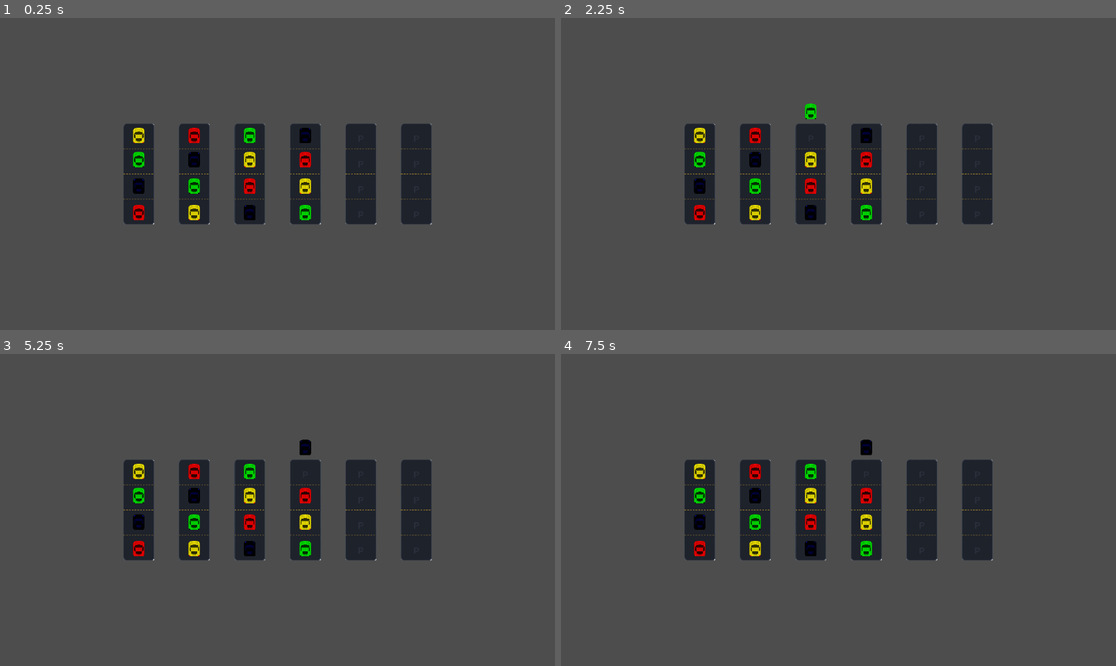
Above: before the commit, frames 1-4 (two rows, left to right).
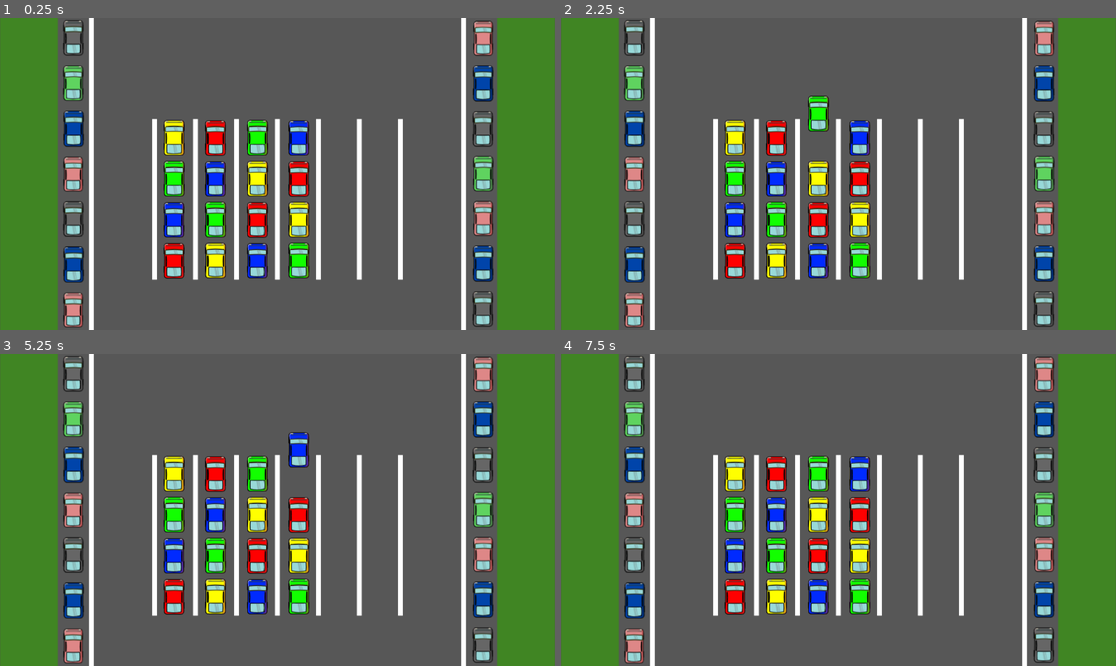
Above: after the commit, the same moments.

Repository: SamiErenBayhan/GodotBallSortPuzzle
Game: Godot game, scene res://main.tscn
Same seed, same stepped clock (60 frames per second), same inputs: the game is played once before the commit and once after it.
Inputs (mouse positions are in pixels of both pictures, inside the frame that each line leads up to):
- Up to frame 1 (0.25 s): no input
- Up to frame 2 (2.25 s): tap Enter at 0.5, 2 s; move the mouse to (699, 174) at 0.52 s; click (699, 174) at 0.67 s; tap Space at 1.25 s; move the mouse to (755, 174) at 1.27 s; click (755, 174) at 1.42 s; move the mouse to (810, 174) at 2.02 s; click (810, 174) at 2.17 s
- Up to frame 3 (5.25 s): tap Space at 2.75, 4.25 s; move the mouse to (305, 510) at 2.77 s; click (305, 510) at 2.92 s; tap Enter at 3.5 s; move the mouse to (360, 510) at 3.52 s; click (360, 510) at 3.67 s; move the mouse to (416, 510) at 4.27 s; click (416, 510) at 4.42 s; move the mouse to (305, 510) at 5.02 s; click (305, 510) at 5.17 s
- Up to frame 4 (7.5 s): move the mouse to (755, 432) at 5.77 s; click (755, 432) at 5.92 s; move the mouse to (960, 494) at 6.52 s; click (960, 494) at 6.67 s; move the mouse to (727, 525) at 7.27 s; click (727, 525) at 7.42 s

The runs differ from the first frame. In frame 1, 45% of the frame differs, in the area x 0-100%, y 0-100%; in frame 2, 45%; in frame 3, 45%; in frame 4, 45%.

Commit message:
Background ve arabaların assetleri güncellendi

Diff:
--- a/Tube.tscn
+++ b/Tube.tscn
@@ -1,10 +1,9 @@
 [gd_scene format=3 uid="uid://bm0qpuchlry4l"]
 
 [ext_resource type="Script" uid="uid://dho8ttyd26iqf" path="res://tube.gd" id="1_fm3gm"]
-[ext_resource type="Texture2D" uid="uid://dsw6iw7toyqki" path="res://park_yeri.png" id="2_ft0pj"]
 
 [sub_resource type="RectangleShape2D" id="RectangleShape2D_fm3gm"]
-size = Vector2(64, 208)
+size = Vector2(72, 336)
 
 [node name="Tube" type="Area2D" unique_id=1572788644]
 light_mask = 2
@@ -12,9 +11,3 @@
 
 [node name="CollisionShape2D" type="CollisionShape2D" parent="." unique_id=1748954773]
 shape = SubResource("RectangleShape2D_fm3gm")
-
-[node name="Sprite2D" type="Sprite2D" parent="." unique_id=1740387441]
-texture_filter = 1
-position = Vector2(-1.9073486e-06, 4.887581e-06)
-scale = Vector2(0.28880867, 0.29946524)
-texture = ExtResource("2_ft0pj")
--- a/ball.gd
+++ b/ball.gd
@@ -1,7 +1,15 @@
-extends Sprite2D
+extends Node2D
 
+# Arabanın rengini hafızada tutmak için (Transfer kontrolü yaparken bu string lazım bize)
 var ball_color_name: String = ""
 
-func set_ball_color(color_name: String, target_color: Color) -> void:
+# 🚀 RESMİ DEĞİŞTİREN SİHİRLİ FONKSİYON
+func set_car_sprite(color_name: String, texture_file: Texture2D):
 	ball_color_name = color_name
-	modulate = target_color # Beyaz resmi verdiğimiz renge boyar
+
+	# Sahnenin içindeki Sprite2D düğümüne ulaşıp resmini (texture) güncelliyoruz
+	$Sprite2D.texture = texture_file
+
+	# Eğer eski kodlardan kalan bir modulate boyaması varsa onu iptal edip
+	# arabanın kendi orijinal camını, tekerleğini, rengini pırıl pırıl gösteriyoruz
+	$Sprite2D.modulate = Color.WHITE
--- a/ball.tscn
+++ b/ball.tscn
@@ -1,12 +1,13 @@
 [gd_scene format=3 uid="uid://dsn8y3tmt77oq"]
 
-[ext_resource type="Texture2D" uid="uid://4fy2ij6ob6f0" path="res://sport_yellow.png" id="1_41u45"]
 [ext_resource type="Script" uid="uid://cdstc8cy4lbp4" path="res://ball.gd" id="2_41u45"]
 
-[node name="Ball" type="Sprite2D" unique_id=1100414233]
+[node name="Ball" type="Node2D" unique_id=1233219801]
 visibility_layer = 2
 z_index = 1
 texture_filter = 1
-scale = Vector2(0.7741935, 0.45070425)
-texture = ExtResource("1_41u45")
+position = Vector2(7.6293945e-06, 0)
+scale = Vector2(1.0537635, 1.0666667)
 script = ExtResource("2_41u45")
+
+[node name="Sprite2D" type="Sprite2D" parent="." unique_id=704758553]
--- a/main.gd
+++ b/main.gd
@@ -6,20 +6,20 @@
 const HOVER_HEIGHT = 50
 
 const GAME_COLORS = {
-	"Kırmızı": Color.RED,
-	"Mavi": Color.BLUE,
-	"Yeşil": Color.GREEN,
-	"Sarı": Color.YELLOW
+	"Kırmızı":preload("res://RedCar.png") ,
+	"Mavi": preload("res://BlueCar.png"),
+	"Yeşil": preload("res://GreenCar.png"),
+	"Gri": preload("res://YellowCar.png")
 }
 
 var selected_tube = null
 
 func _ready():
 	var test_level = [
-		["Kırmızı", "Mavi", "Yeşil", "Sarı"],
-		["Sarı", "Yeşil", "Mavi", "Kırmızı"],
-		["Mavi", "Kırmızı", "Sarı", "Yeşil"],
-		["Yeşil", "Sarı", "Kırmızı", "Mavi"],
+		["Kırmızı", "Mavi", "Yeşil", "Gri"],
+		["Gri", "Yeşil", "Mavi", "Kırmızı"],
+		["Mavi", "Kırmızı", "Gri", "Yeşil"],
+		["Yeşil", "Gri", "Kırmızı", "Mavi"],
 		[], # Boş tüp 1
 		[]  # Boş tüp 2
 	]
@@ -31,9 +31,9 @@
 	var screen_width = screen_size.x
 	var screen_height = screen_size.y
 
-	var spacing_x = screen_width * 0.1 # Ekran genişliğinin %15'i kadar yan yana boşluk
-	var total_spacing_x = 5 * spacing_x
-	var start_x = (screen_width - total_spacing_x) / 2
+	var spacing_x = screen_width * 0.075 # Ekran genişliğinin %15'i kadar yan yana boşluk
+	var total_spacing_x = 0.8 * spacing_x
+	var start_x = (screen_width - total_spacing_x) / 3
 	var row_1_y = screen_height * 0.50 # Üst satır ekranın yukarısından %30 aşağıda dursun
 
 	for i in range(level_data.size()):
@@ -49,7 +49,7 @@
 		for color_name in tube_colors:
 			var new_ball = BALL_SCENE.instantiate()
 			var target_color = GAME_COLORS[color_name]
-			new_ball.set_ball_color(color_name, target_color)
+			new_ball.set_car_sprite(color_name, target_color)
 
 			new_ball.global_position = new_tube.get_next_available_position()
 			add_child(new_ball)
--- a/main.tscn
+++ b/main.tscn
@@ -1,6 +1,12 @@
 [gd_scene format=3 uid="uid://c7bdmaujudlae"]
 
 [ext_resource type="Script" uid="uid://djdjq00qvgfwm" path="res://main.gd" id="1_0xm2m"]
+[ext_resource type="Texture2D" uid="uid://fp56uh6kpxsg" path="res://CarSortPuzzleBackGround.png" id="2_0xm2m"]
 
 [node name="Main" type="Node2D" unique_id=1608288079]
 script = ExtResource("1_0xm2m")
+
+[node name="Sprite2D" type="Sprite2D" parent="." unique_id=889853609]
+position = Vector2(576, 324)
+scale = Vector2(1.1111112, 1.123457)
+texture = ExtResource("2_0xm2m")
--- a/tube.gd
+++ b/tube.gd
@@ -8,10 +8,10 @@
 func _ready() -> void:
 	# Saf Node2D dünyasındayız, ofsetler eksi (yukarı doğru) çalışır:
 	slot_positions = [
-		Vector2(0, 80),   # 1. kat (En dip)
-		Vector2(0, 25),   # 2. kat
-		Vector2(0, -30),  # 3. kat
-		Vector2(0, -80)   # 4. kat (En üst)
+		Vector2(0, 180),   # 1. kat (En dip)
+		Vector2(0, 95),   # 2. kat
+		Vector2(0, 10),  # 3. kat
+		Vector2(0, -75)   # 4. kat (En üst)
 	]
 
 func get_next_available_position() -> Vector2:
Binary file added: BlueCar.png
Not shown, added: BlueCar.png.import
Binary file added: CarSortPuzzleBackGround.png
Not shown, changed: CarSortPuzzleBackGround.png.import
Binary file added: GreenCar.png
Not shown, added: GreenCar.png.import
Binary file added: RedCar.png
Not shown, changed: RedCar.png.import
Binary file added: YellowCar.png
Not shown, added: YellowCar.png.import
Binary file removed: park_yeri.png
Binary file removed: sport_yellow.png
